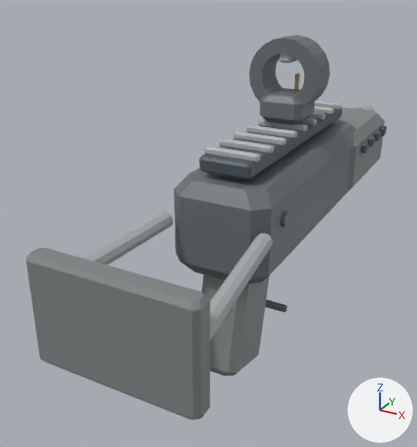
Before and after pictures for a commit that changed the glTF model assets/models/smg_body.glb.
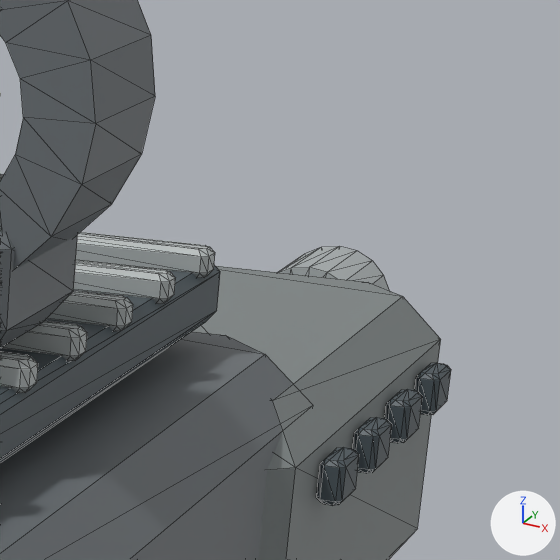
Each version is shown whole from a camera (50 mm lens) standing at (0.43, -1.05, 0.425) and looking at (-0.134, -0.025, -0.088), then close up on the part from 72% to 98% of the width and 13% to 37% of the height. The axes (+X, +Y, +Z) are drawn at lower right. The lights are the same throughout. The first two pictures are the older version. The close-ups show mesh edges as thin lines. Where no turn or scale is listed for an object, it has been applied to the vertices. Vertices at exactly the same position are counted once.

In view in the first close-up: 'geometry_0'.
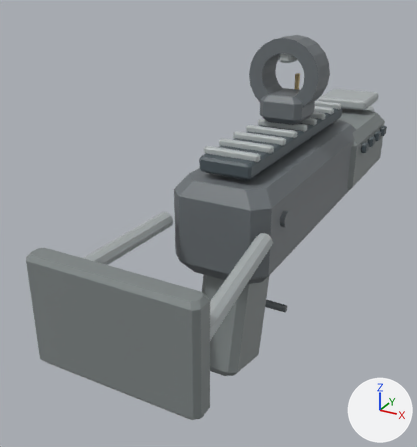
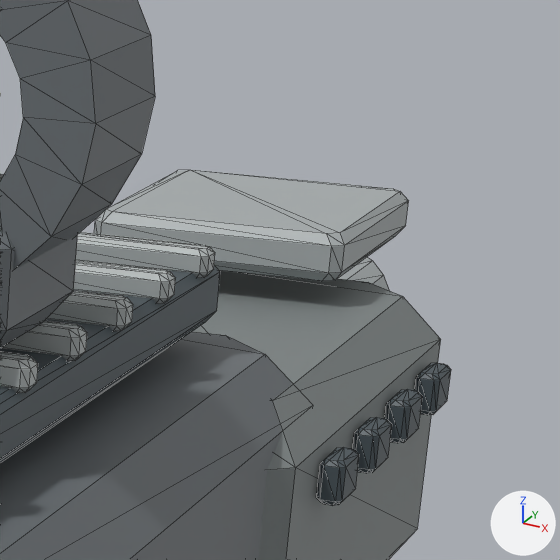
Pixel boxes (x1, y1, x2, y2) of what changed, in the close-ups (560 x 560 px):
part 1 of me_geometry_0, added
    after: (94, 170, 409, 281)

Patch to the scene script:
```diff
--- a/assets/models/smg_body.glb.py
+++ b/assets/models/smg_body.glb.py
@@ me_geometry_0 @@
 # used by ob_geometry_0; location = (0.0, 0.0, 0.0)
-me_geometry_0.from_pydata(...)  # 1142 vertices, 2156 faces; spans x -0.14..0.14, y -0.549..0.729, z -0.314..0.305
+me_geometry_0.from_pydata(...)  # 1206 vertices, 2276 faces; spans x -0.14..0.14, y -0.549..0.729, z -0.314..0.305
+# me_geometry_0 part 1: a new loose piece of 32 vertices spanning x -0.065..0.065, y 0.46..0.6, z 0.088..0.112, in mat_defaultmaterial
+# other edits to the shape of me_geometry_0 do not show in these pictures
 me_geometry_0.materials.append(mat_defaultmaterial)
```
